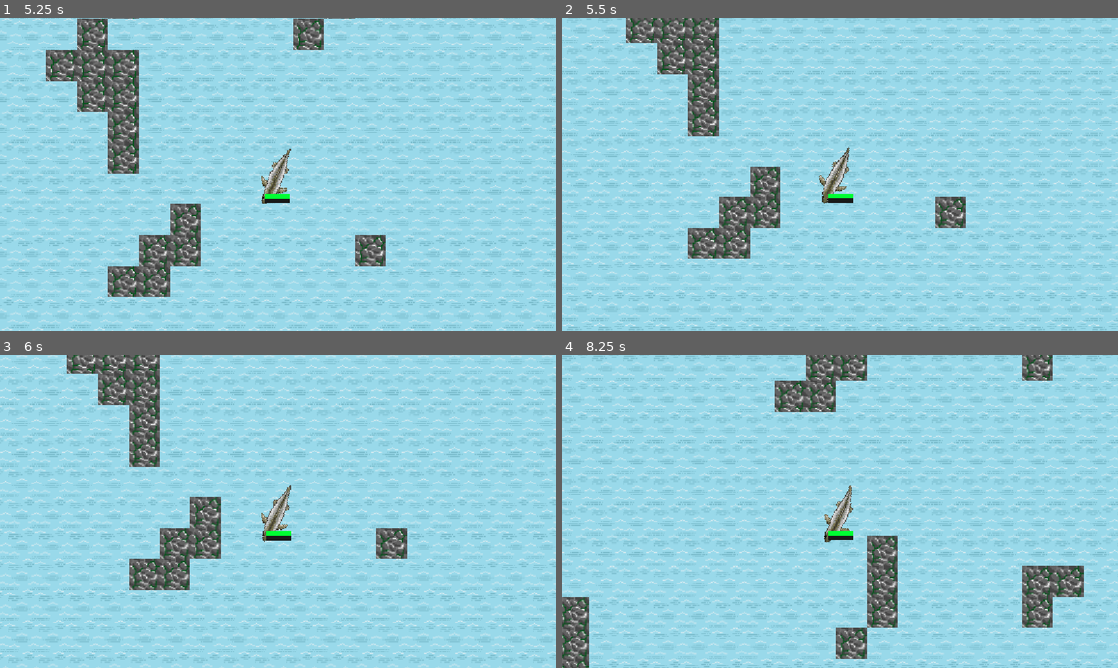
Above: before the commit, frames 1-4 (two rows, left to right).
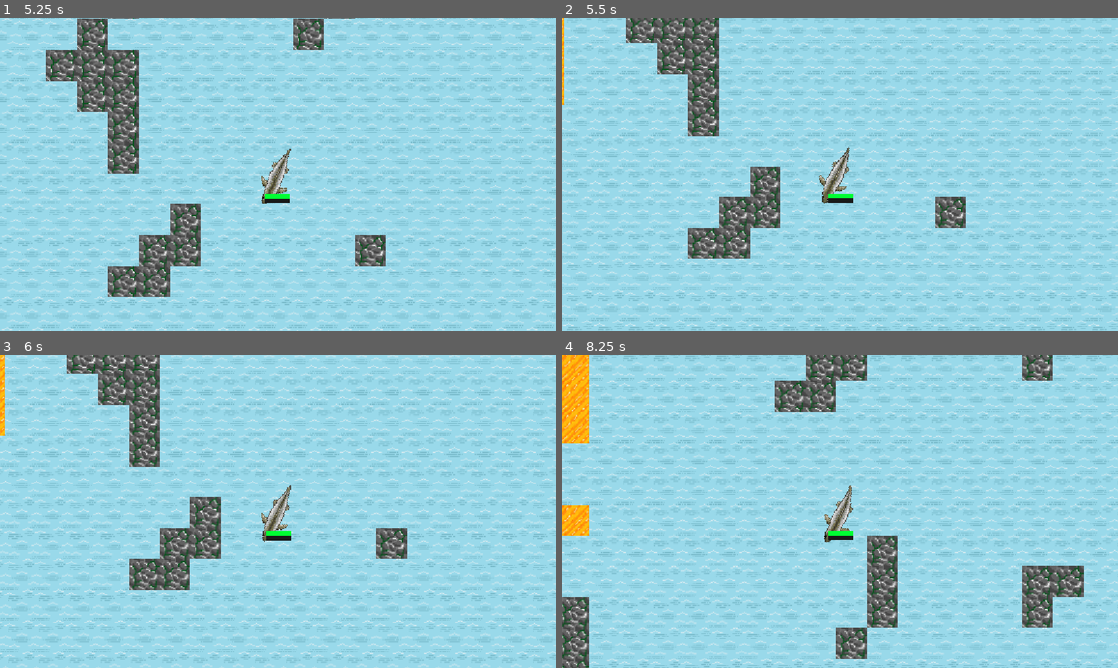
Above: after the commit, the same moments.

Repository: vincentchen18/Pelagico
Game: Godot game, scene res://ocean.tscn
The game is run twice, just before and just after one commit, with the same random seed, the same clock (stepped at 60 frames per second) and the same inputs.
Inputs (mouse positions are in pixels of both pictures, inside the frame that each line leads up to):
- Up to frame 1 (5.25 s): tap Enter at 0.5 s; move the mouse to (400, 158) at 0.52 s; hold Right (right) 0.53-1.25 s; tap F (dash) at 0.6, 5.1 s; click (400, 158) at 0.67 s; drag from (166, 190) to (250, 237) at 1.27 s; move the mouse to (333, 105) at 2.02 s; hold Right (right) 2.03-2.75 s; tap Shift at 2.1 s; drag from (250, 237) to (111, 127) at 2.77 s; move the mouse to (444, 221) at 3.52 s; hold Left (left) 3.53-4.25 s; tap Alt at 3.6 s; drag from (111, 127) to (261, 205) at 4.27 s; move the mouse to (305, 174) at 5.02 s; hold Down (backward) from 5.03 s (still down); click (305, 174) at 5.17 s
- Up to frame 2 (5.5 s): keep holding Down (backward)
- Up to frame 3 (6 s): release Down (backward) at 5.75 s; drag from (194, 433) to (166, 527) at 5.77 s
- Up to frame 4 (8.25 s): move the mouse to (962, 495) at 6.52 s; hold Up (forward) 6.53-7.25 s; tap Shift at 6.6 s; drag from (728, 527) to (812, 574) at 7.27 s; move the mouse to (895, 442) at 8.02 s; hold Down (backward) from 8.03 s (still down); tap Alt at 8.1 s

Frame 1 is identical in both runs. In frame 2, 0.1% of the frame differs, in the area x 0-1%, y 0-28%; in frame 3, 0.2%; in frame 4, 1.9%, in the area x 0-5%, y 0-58%.

Commit message:
upload revised tileset + add layer separation + add entropy wobble for naturalness

Diff:
--- a/Scripts/tile_map_layer.gd
+++ b/Scripts/tile_map_layer.gd
@@ -1,12 +1,13 @@
 extends TileMapLayer
 
-const sourceid = 1
-const walltilepos = Vector2i(1,2)
+const sourceid = 0
+var walltilepos = Vector2i(1,2)
 const CRAB = preload("res://enemys/crab.tscn")
 const CRAB_CHANCE = 0.02
 
 var worldmap: Dictionary = {}
 var noise = FastNoiseLite.new()
+var depthnoise = FastNoiseLite.new()
 var chunkvector = Vector2(0, 0)
 var oceantilespos = Vector2i(0, 1)
 var chunkoffset: Vector2 = Vector2.ZERO
@@ -17,6 +18,9 @@
 	noise.noise_type = FastNoiseLite.TYPE_SIMPLEX
 	noise.seed = randi()
 	noise.frequency = 0.12
+	depthnoise.noise_type = FastNoiseLite.TYPE_SIMPLEX
+	depthnoise.seed = randi()
+	depthnoise.frequency = 0.03
 
 func _process(_delta: float) -> void:
 	var playerchunky: Vector2i = playerchunk(player.global_position)
@@ -24,22 +28,36 @@
 		for y in range(-2 + playerchunky.y, 3 + playerchunky.y):
 			gen_chunk(x, y)
 
+func zone_tiles(globalx: int, globaly: int) -> Array:
+	# wobble the effective x so no hard zone border
+	var wobble = depthnoise.get_noise_1d(globaly) * 6.0
+	var wx = globalx + wobble
+	if wx > 352:
+		return [Vector2i(1,1), Vector2i(1,3)] # abyssal zone
+	elif wx > 160:
+		return [Vector2i(0,3), Vector2i(1,3)] # midnight zone
+	elif wx > 64:
+		return [Vector2i(0,2), Vector2i(1,2)] # twilight zone
+	elif wx > -16:
+		return [Vector2i(0,1), Vector2i(1,2)] # shallow zone
+	else:
+		return [Vector2i(0,0), Vector2i(0,0)] # beach, set everything to sand
+
 func gen_chunk(cx, cy) -> void:
 	var chunkkey = Vector2i(cx, cy)
 	var tilepos: Vector2i = Vector2i.ZERO
 	var currentchunk: Array = []
 	var startx: int = cx * 8
 	var starty: int = cy * 8
-	if cx > 5:
-		oceantilespos = Vector2i(0, 2)
-	else:
-		oceantilespos = Vector2i(0, 1)
 	if worldmap.has(chunkkey): return
 	for i in range(8):
 		var currentlis: Array = []
 		for j in range(8):
 			var globalx = startx + j
 			var globaly = starty + i
+			var zt = zone_tiles(globalx, globaly)
+			oceantilespos = zt[0]
+			walltilepos = zt[1]
 			var noisevalue = noise.get_noise_2d(globalx, globaly)
 			if noisevalue > 0.45:
 				currentlis.append("x")
--- a/ocean.tscn
+++ b/ocean.tscn
@@ -2,7 +2,7 @@
 
 [ext_resource type="Script" uid="uid://dorlqcmmxtk38" path="res://Scripts/ocean.gd" id="1_06qne"]
 [ext_resource type="Script" uid="uid://cf2cchhw3svwq" path="res://Scripts/tile_map_layer.gd" id="2_bwgqs"]
-[ext_resource type="Texture2D" uid="uid://c1qidhjr6dube" path="res://Assets/tilset.png" id="2_nrb0v"]
+[ext_resource type="Texture2D" uid="uid://wknf80x0gm0c" path="res://Assets/tileset.png" id="2_nrb0v"]
 [ext_resource type="Script" uid="uid://desdkck6u5g7u" path="res://Scripts/player.gd" id="3_bwgqs"]
 [ext_resource type="Script" uid="uid://curosp1x82ykl" path="res://Scripts/healthbar.gd" id="5_ihpsq"]
 [ext_resource type="Texture2D" uid="uid://veft6sl5q430" path="res://Assets/Fish.png" id="5_n3fli"]
@@ -30,7 +30,7 @@
 physics_layer_0/collision_layer = 1
 custom_data_layer_0/name = "spawn"
 custom_data_layer_0/type = 4
-sources/1 = SubResource("TileSetAtlasSource_v5bp3")
+sources/0 = SubResource("TileSetAtlasSource_v5bp3")
 
 [sub_resource type="RectangleShape2D" id="RectangleShape2D_2dx8q"]
 size = Vector2(56, 12)
Binary file changed: Assets/tileset.png
Not shown, changed: Assets/tileset.png.import
